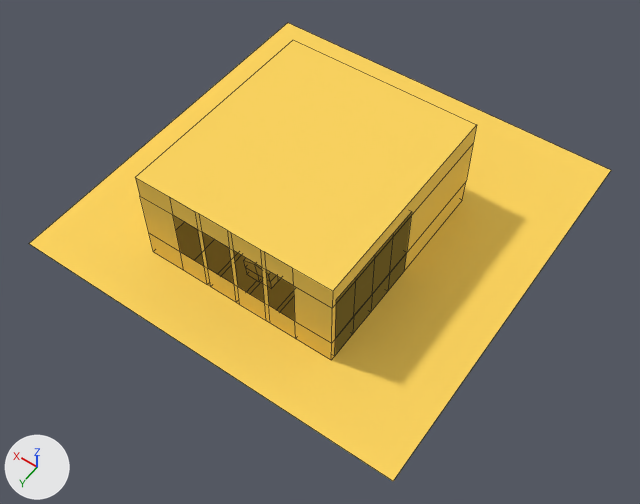
An edit to the Blender file assets/sofa.blend, drawn before and after from the same camera.
Both versions are drawn from a camera (50 mm lens) standing at (-1.59, 2.3, 3.22) and looking at (-0.13, 0.27, 0.02). Every picture has the same lights, and +X, +Y and +Z are marked at lower left. Mesh edges are drawn as thin lines on the coarser meshes.

The first picture shows 'bookshelf', 'ground', 'room'.
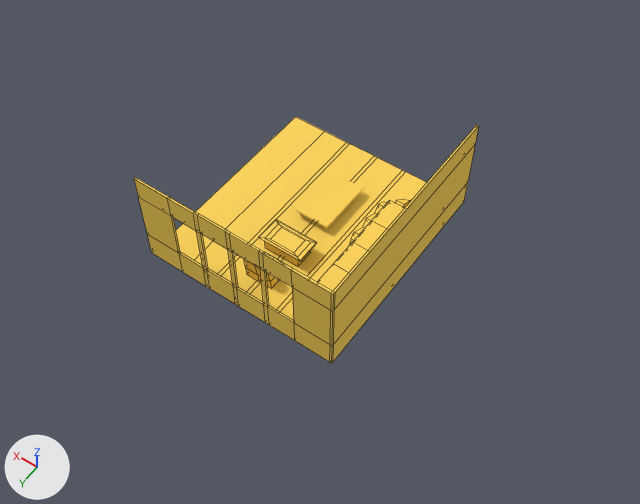
Where the change shows, as pixel boxes [x1, y1, x2, y2] in the pictures (640 x 504 px):
'ground', deleted (yellow)
    before: [29, 23, 611, 481]
'room', reshaped (23% shorter)
    before: [136, 40, 477, 360]
    after: [134, 117, 479, 363]
part 1 of me_cube_034, built on
    before: [136, 40, 477, 291]
    after: [134, 125, 479, 363]
'table', unchanged, uncovered by the edit
    after: [295, 170, 364, 230]
'desk', unchanged, uncovered by the edit
    after: [258, 220, 317, 267]

The change in detail:
me_cube_034 is used by ob_room; location (0.0, 0.0, 0.0).
me_cube_034 had 54 vertices, 38 faces and spanned x -0.5..0.5, y -0.4..0.7, z 0.0..0.5.
me_cube_034 now has 105 vertices, 111 faces and spans x -0.51..0.5, y -0.4..0.71, z 0.0..0.5.
Part 1, on me_cube_034:
1 vertex is removed from x 0.5, y -0.4, z 0.5.
3 faces are deleted.
6 vertices are added at (-0.5, 0.71, 0.135), (-0.51, 0.7, 0.135), (-0.51, 0.71, 0.135), (-0.5, 0.71, 0.387), (-0.51, 0.7, 0.387), (-0.51, 0.71, 0.387).
38 new vertices lie (0.0, 0.01, 0.0) away from vertices in x -0.5..0.5, y 0.7, z 0.0..0.5.
8 new vertices lie (-0.01, 0.0, 0.0) away from vertices in x -0.5, y -0.4..0.71, z 0.0..0.5.
76 new faces join them.
Object 'ground' (ob_ground) is deleted.
